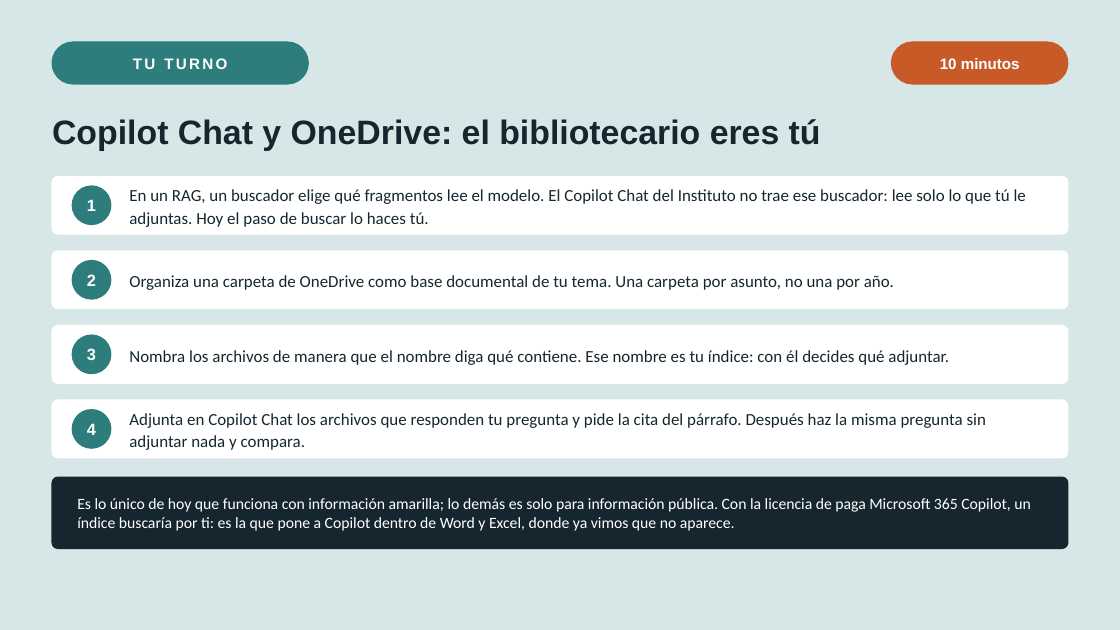
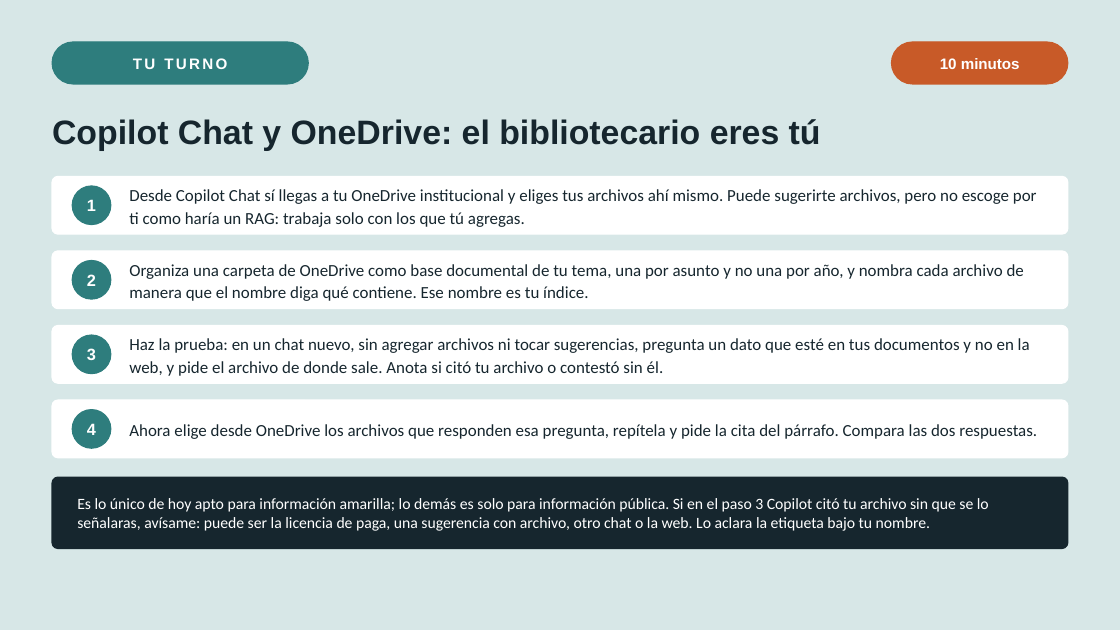
Before and after one commit to marvtrejo/curso-inegi-gen-ai, a slide deck: slide 18 of sesion-05/Sesion_05_Ecosistema_Herramientas.pptx. Drawn at 1120x630 pixels with LibreOffice and Linux fonts; fonts in the diff are those of the drawing. Boxes give left, top, right and bottom in pixels: in the first picture for what was removed or moved away, otherwise in the second. Text is boxed around its words. In the diff, an @@ line names an element or a change of style, - is before the commit and + after.

```diff
--- a/sesion-05/Sesion_05_Ecosistema_Herramientas.pptx
+++ b/sesion-05/Sesion_05_Ecosistema_Herramientas.pptx
@@ text at (129, 189, 1037, 227): text changed @@
-En un RAG, un buscador elige qué fragmentos lee el modelo. El Copilot Chat del Instituto no trae ese buscador: lee solo lo que tú le adjuntas. Hoy el paso de buscar lo haces tú.
+Desde Copilot Chat sí llegas a tu OneDrive institucional y eliges tus archivos ahí mismo. Puede sugerirte archivos, pero no escoge por ti como haría un RAG: trabaja solo con los que tú agregas.
@@ text at (129, 264, 1024, 301): text changed @@
-Organiza una carpeta de OneDrive como base documental de tu tema. Una carpeta por asunto, no una por año.
+Organiza una carpeta de OneDrive como base documental de tu tema, una por asunto y no una por año, y nombra cada archivo de manera que el nombre diga qué contiene. Ese nombre es tu índice.
@@ text at (129, 338, 1030, 376): text changed @@
-Nombra los archivos de manera que el nombre diga qué contiene. Ese nombre es tu índice: con él decides qué adjuntar.
+Haz la prueba: en un chat nuevo, sin agregar archivos ni tocar sugerencias, pregunta un dato que esté en tus documentos y no en la web, y pide el archivo de donde sale. Anota si citó tu archivo o contestó sin él.
@@ text at (129, 424, 1037, 439): text changed @@
-Adjunta en Copilot Chat los archivos que responden tu pregunta y pide la cita del párrafo. Después haz la misma pregunta sin adjuntar nada y compara.
+Ahora elige desde OneDrive los archivos que responden esa pregunta, repítela y pide la cita del párrafo. Compara las dos respuestas.
@@ text at (77, 498, 989, 531): text changed @@
-Es lo único de hoy que funciona con información amarilla; lo demás es solo para información pública. Con la licencia de paga Microsoft 365 Copilot, un índice buscaría por ti: es la que pone a Copilot dentro de Word y Excel, donde ya vimos que no aparece.
+Es lo único de hoy apto para información amarilla; lo demás es solo para información pública. Si en el paso 3 Copilot citó tu archivo sin que se lo señalaras, avísame: puede ser la licencia de paga, una sugerencia con archivo, otro chat o la web. Lo aclara la etiqueta bajo tu nombre.
```
Also in this commit, not shown: 1 other slide changed, 4 other files.
